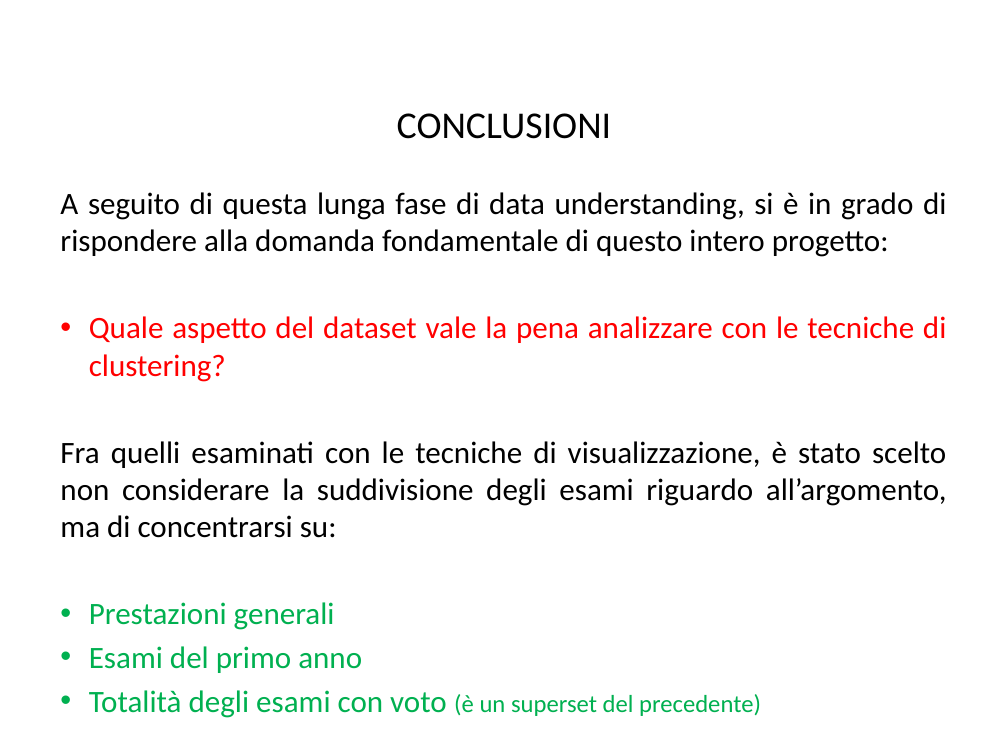
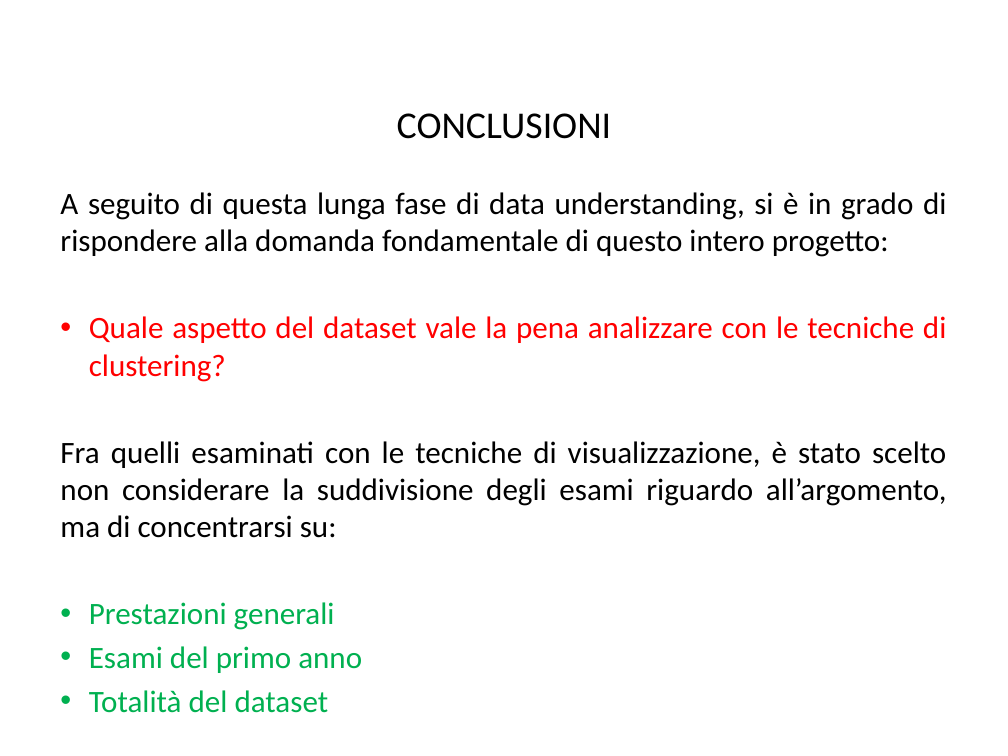
Before and after one commit to BlacknDecker/unifi, a slide deck: slide 30 of relazione.pptx. Drawn at 1008x756 pixels with LibreOffice and Linux fonts; fonts in the diff are those of the drawing; background and template pictures are left out. Boxes give left, top, right and bottom in pixels: in the first picture for what was removed or moved away, otherwise in the second. Text is boxed around its words. In the diff, an @@ line names an element or a change of style, - is before the commit and + after.

```diff
--- a/relazione.pptx
+++ b/relazione.pptx
@@ text at bbox=[89, 690, 329, 713]: text changed; size 17.6 to 22.2 pt @@
-• Totalità degli esami con voto (è un superset del precedente)
+• Totalità del dataset
```
Also in this commit, not shown: 4 other slides changed, 10 slides added, 2 slides removed, 8 other files.
